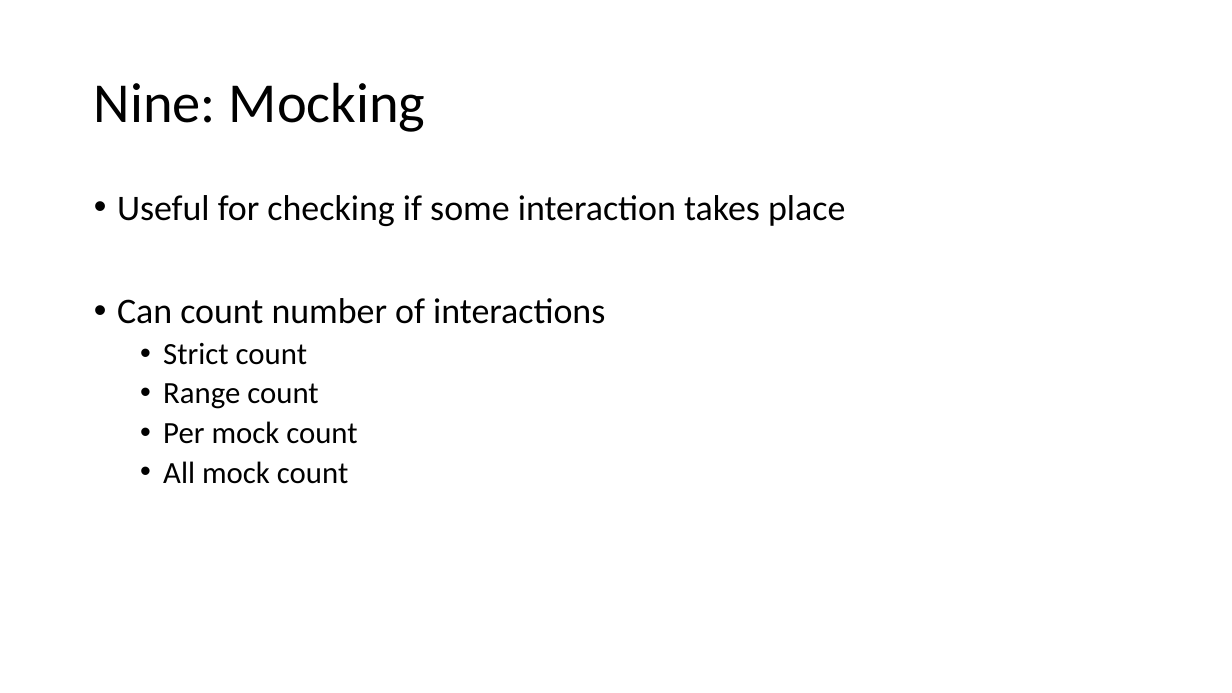
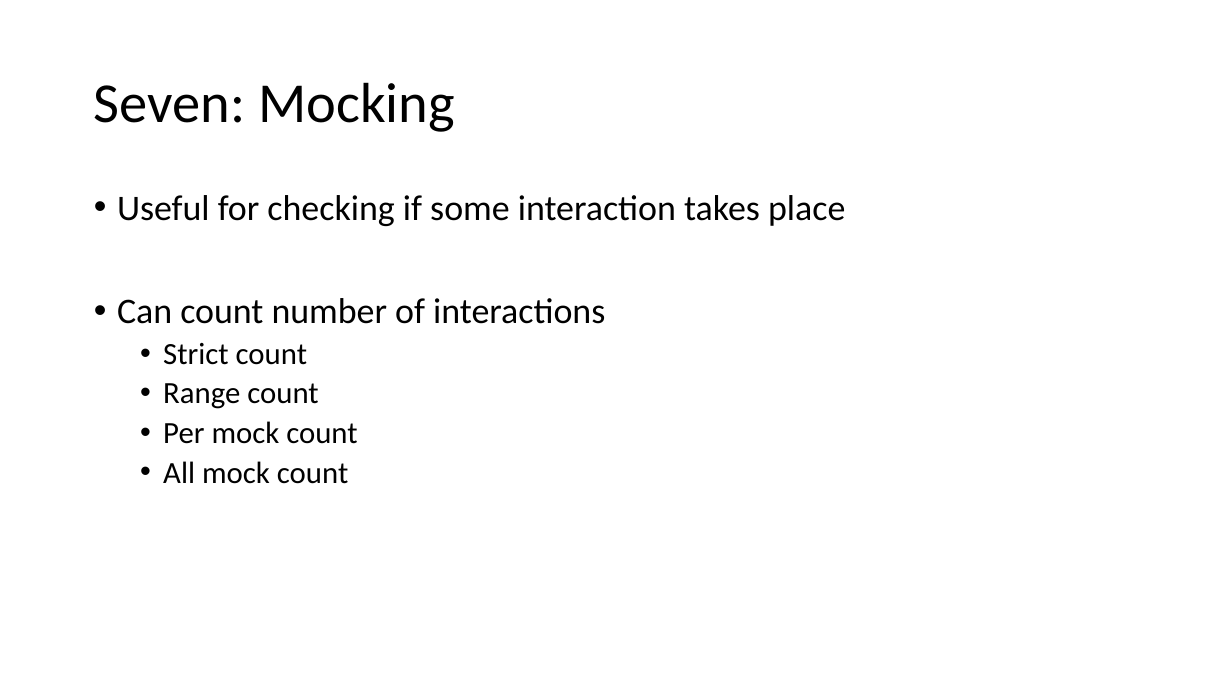
Before and after one commit to MiQr/spock-handsOn, a slide deck: slide 12 of ppt/Spock-HandsOn.pptx (slide 13 before the commit). Drawn at 1232x693 pixels with LibreOffice and Linux fonts; fonts in the diff are those of the drawing. Boxes give left, top, right and bottom in pixels: in the first picture for what was removed or moved away, otherwise in the second. Text is boxed around its words. In the diff, an @@ line names an element or a change of style, - is before the commit and + after.

```diff
--- a/ppt/Spock-HandsOn.pptx
+++ b/ppt/Spock-HandsOn.pptx
@@ title at box(94, 82, 455, 132): text changed @@
-Nine: Mocking
+Seven: Mocking
```
Also in this commit, not shown: 6 other slides changed, 1 slide added, 1 other file.
